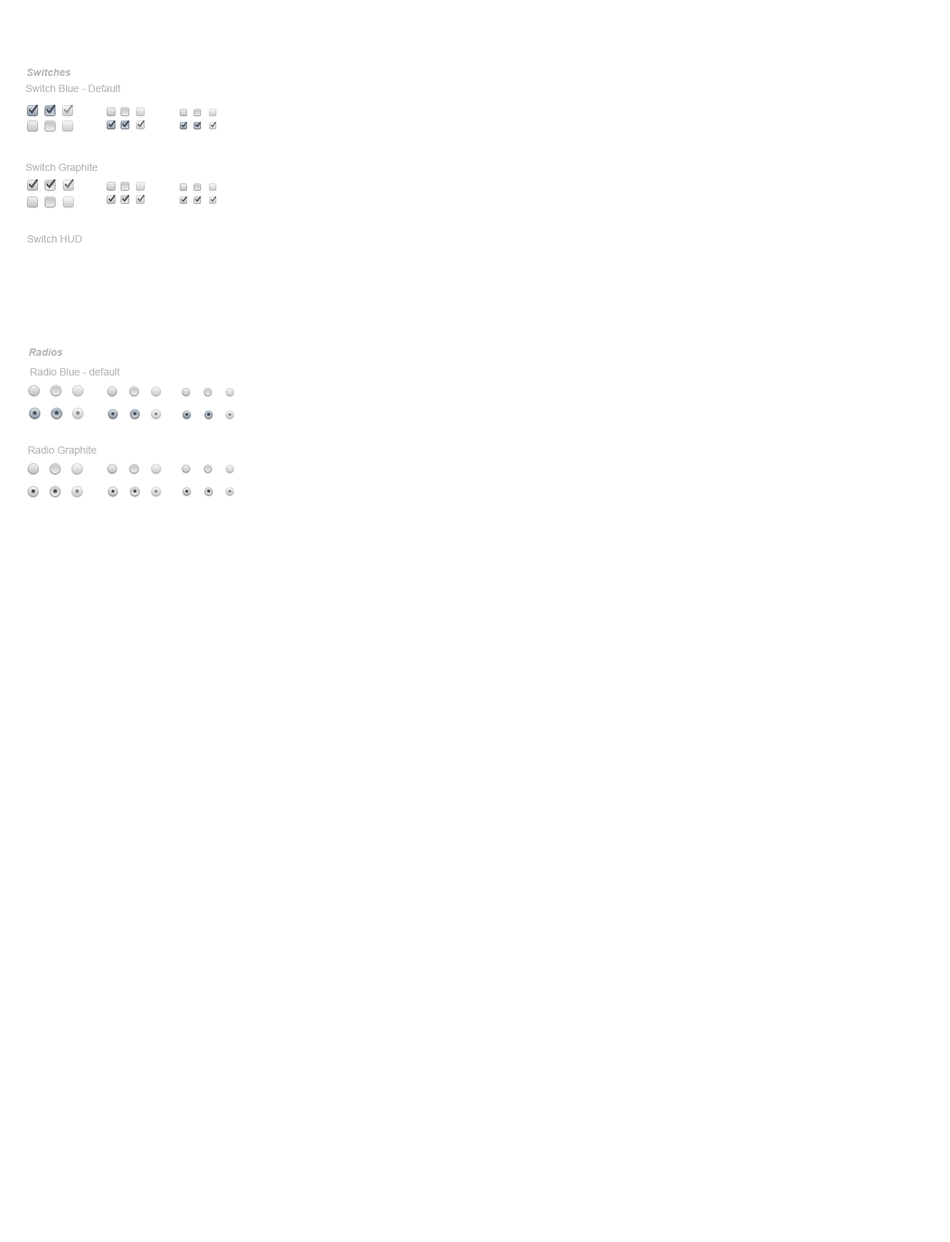
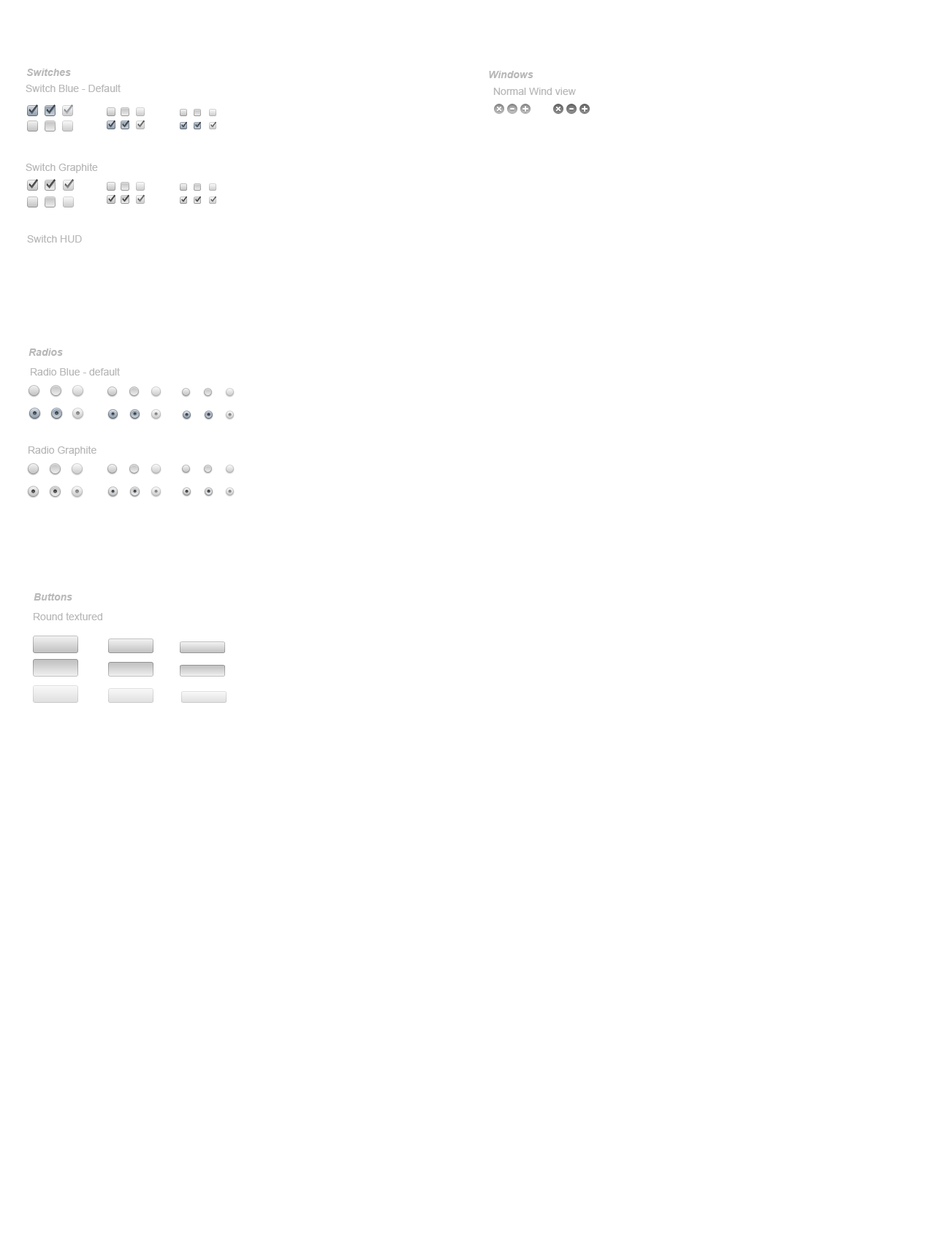
Layer changes from the first 950×1242 image to the second:
added group "Windows" (1st of 2) with 14 layers above "Labels" over [493, 103, 590, 114]
added group "Normal Window View" with 13 layers in group "Windows" over [493, 103, 590, 114]
added group "Buttons" (1st of 3, in "Windows" › "Normal Window View") with 12 layers in group "Normal Window View" over [493, 103, 590, 114]
added layer "Normal Wind view" in group "Labels" over [493, 87, 576, 95]
added layer "Round textured" (1st of 2, in "Labels") in group "Labels" over [33, 612, 103, 621]
added group "Buttons" (3rd of 3) with 13 layers above "Dark backgound" over [32, 635, 227, 703]
added group "Round textured" (2nd of 2, in "Buttons") with 12 layers in group "Buttons" over [32, 635, 227, 703]
added group "Regular" (3rd of 3, in "Buttons" › "Round textured") with 3 layers in group "Round textured" over [32, 635, 79, 703]
added layer "Normal" (1st of 3, in "Buttons" › "Round textured" › "Regular") in group "Regular" over [32, 635, 79, 654]
added layer "Highlighted" (1st of 3, in "Buttons" › "Round textured" › "Regular") in group "Regular" over [32, 658, 79, 677]
added layer "Disabled" (1st of 3, in "Buttons" › "Round textured" › "Regular") (50%) in group "Regular" over [32, 685, 79, 703]
added group "Small" (5th of 5, in "Buttons" › "Round textured") with 3 layers in group "Round textured" over [108, 638, 154, 703]
added layer "Normal" (2nd of 3, in "Buttons" › "Round textured" › "Small") in group "Small" over [108, 638, 154, 654]
added layer "Highlighted" (2nd of 3, in "Buttons" › "Round textured" › "Small") in group "Small" over [108, 661, 154, 677]
added layer "Disabled" (2nd of 3, in "Buttons" › "Round textured" › "Small") (50%) in group "Small" over [108, 688, 154, 703]
added group "Mini" (5th of 5, in "Buttons" › "Round textured") with 3 layers in group "Round textured" over [179, 641, 227, 703]
…and 15 more changes (15 added)
